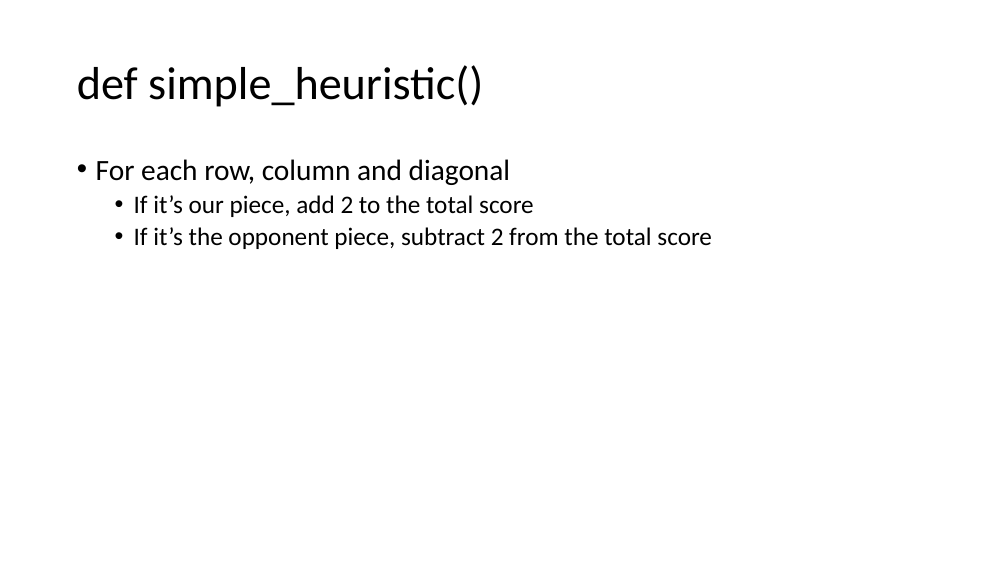
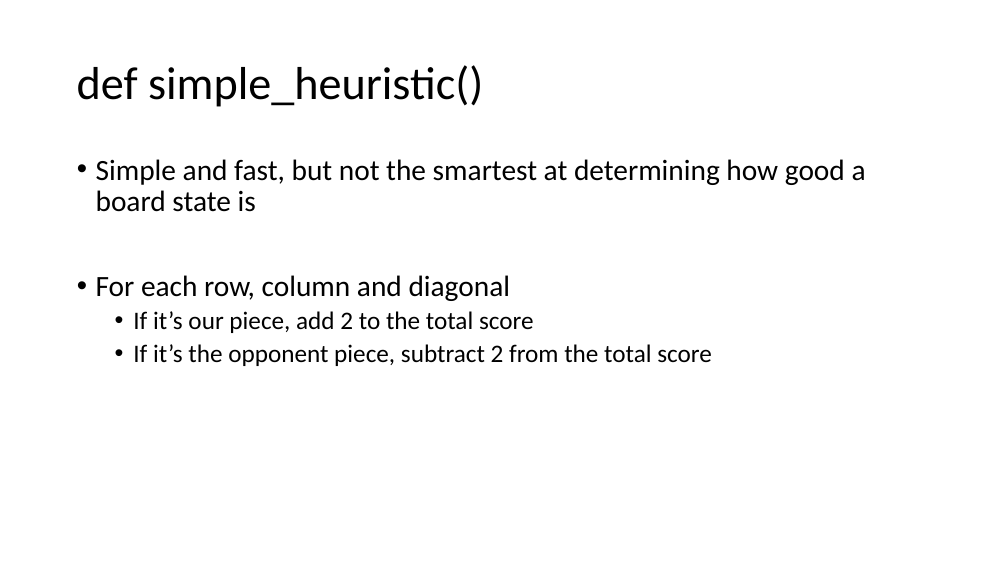
Before and after one commit to jaredcohen1998/comp472-miniproject2, a slide deck: slide 3 of powerpoint.pptx. Drawn at 1008x567 pixels with LibreOffice and Linux fonts; fonts in the diff are those of the drawing. Boxes give left, top, right and bottom in pixels: in the first picture for what was removed or moved away, otherwise in the second. Text is boxed around its words. In the diff, an @@ line names an element or a change of style, - is before the commit and + after.

```diff
--- a/powerpoint.pptx
+++ b/powerpoint.pptx
@@ text at bbox=[96, 159, 866, 212]: paragraph added @@
+• Simple and fast, but not the smartest at determining how good a board state is
```
Also in this commit, not shown: 20 other slides changed, 3 slides added.
